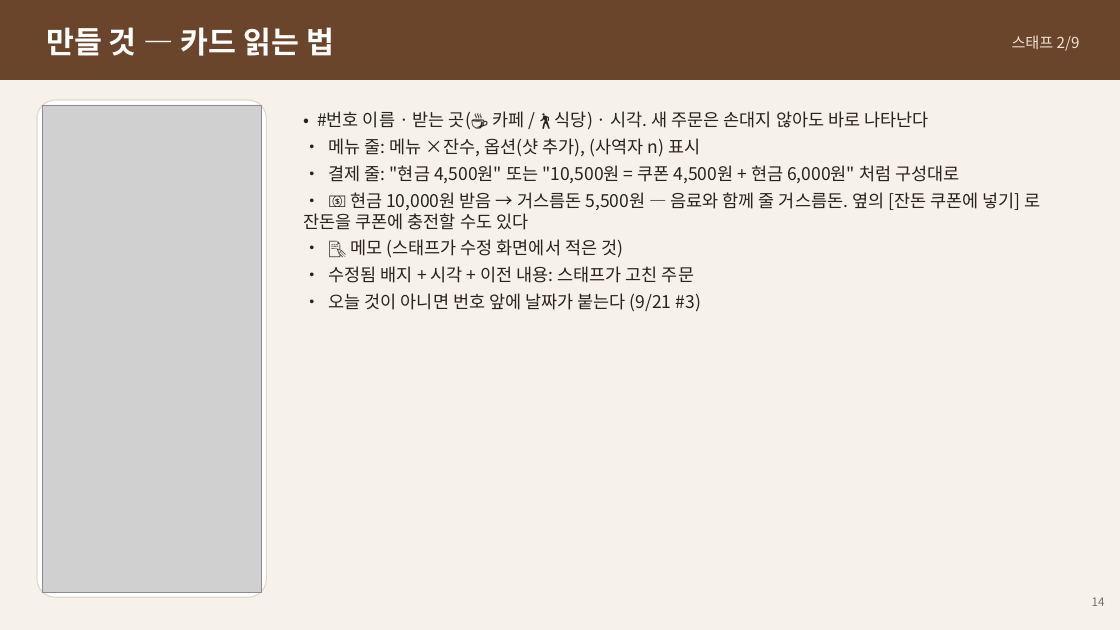
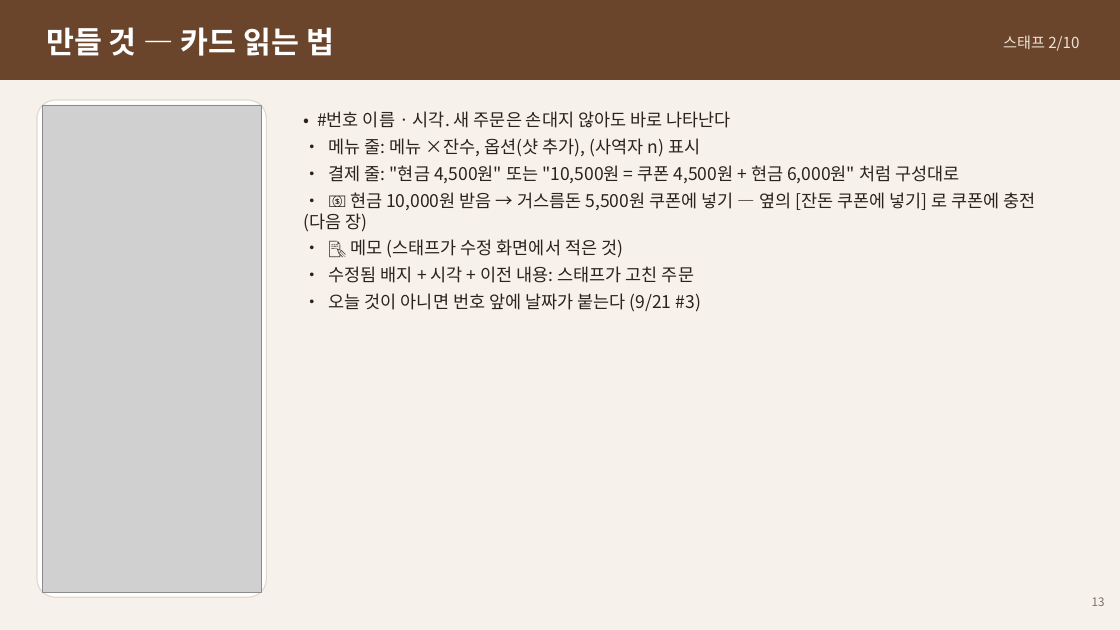
Before and after one commit to Danjjinbibbang/shine_kiosk, a slide deck: slide 13 of docs/manual/열린카페-사용자매뉴얼.pptx (slide 14 before the commit). Drawn at 1120x630 pixels with LibreOffice and Linux fonts; fonts in the diff are those of the drawing; grey boxes stand for pictures. Boxes give left, top, right and bottom in pixels: in the first picture for what was removed or moved away, otherwise in the second. Text is boxed around its words. In the diff, an @@ line names an element or a change of style, - is before the commit and + after.

```diff
--- a/docs/manual/열린카페-사용자매뉴얼.pptx
+++ b/docs/manual/열린카페-사용자매뉴얼.pptx
@@ text at [1003, 35, 1079, 51]: text changed @@
-스태프 2/9
+스태프 2/10
@@ text at [317, 111, 730, 128]: text changed @@
-• #번호 이름 · 받는 곳(☕ 카페 / 🚶 식당) · 시각. 새 주문은 손대지 않아도 바로 나타난다
+• #번호 이름 · 시각. 새 주문은 손대지 않아도 바로 나타난다
@@ text at [303, 192, 1036, 232]: text changed @@
-• 💵 현금 10,000원 받음 → 거스름돈 5,500원 — 음료와 함께 줄 거스름돈. 옆의 [잔돈 쿠폰에 넣기] 로 잔돈을 쿠폰에 충전할 수도 있다
+• 💵 현금 10,000원 받음 → 거스름돈 5,500원 쿠폰에 넣기 — 옆의 [잔돈 쿠폰에 넣기] 로 쿠폰에 충전 (다음 장)
@@ text at [1092, 597, 1105, 606]: text changed @@
-14
+13
```
Also in this commit, not shown: 17 other slides changed, 1 slide added, 1 slide removed, 43 other files.
